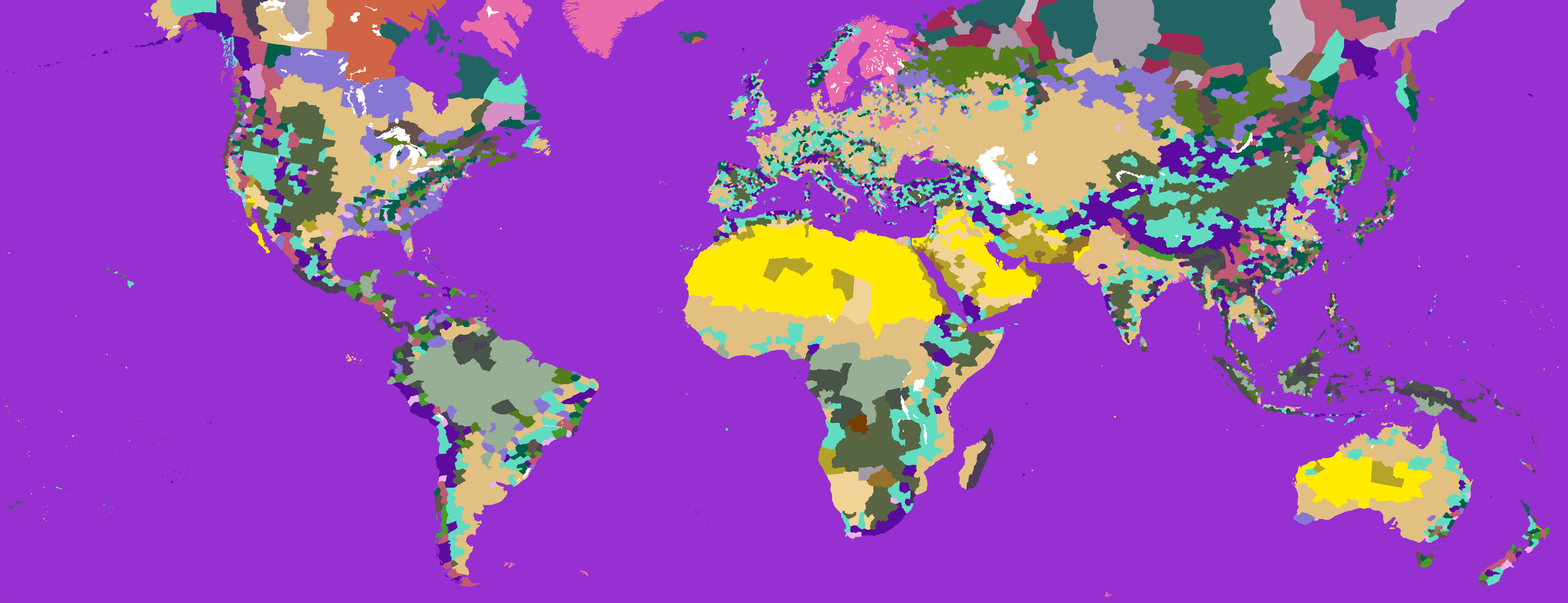
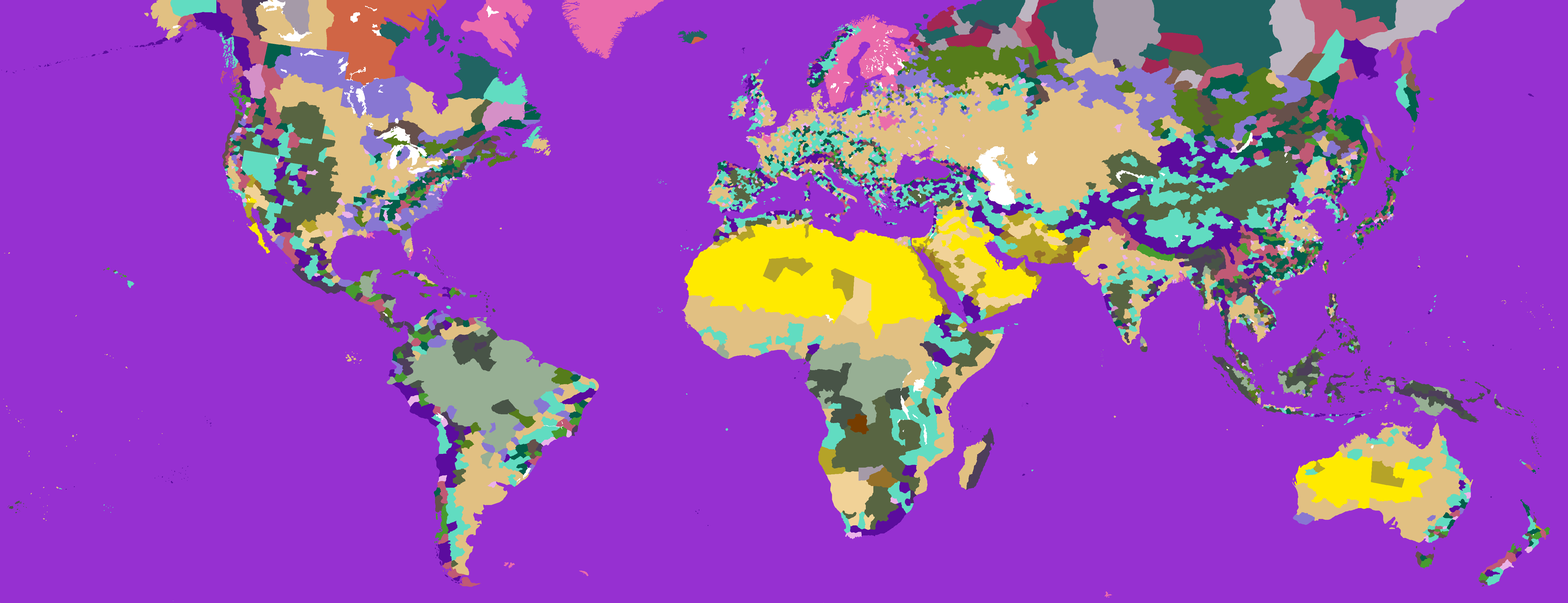
Layered file, before and after one edit (1568x603). Changes by layer:
painted on "terrain — flat colormap kopia.bmp" over <box>850,31,862,43</box>
